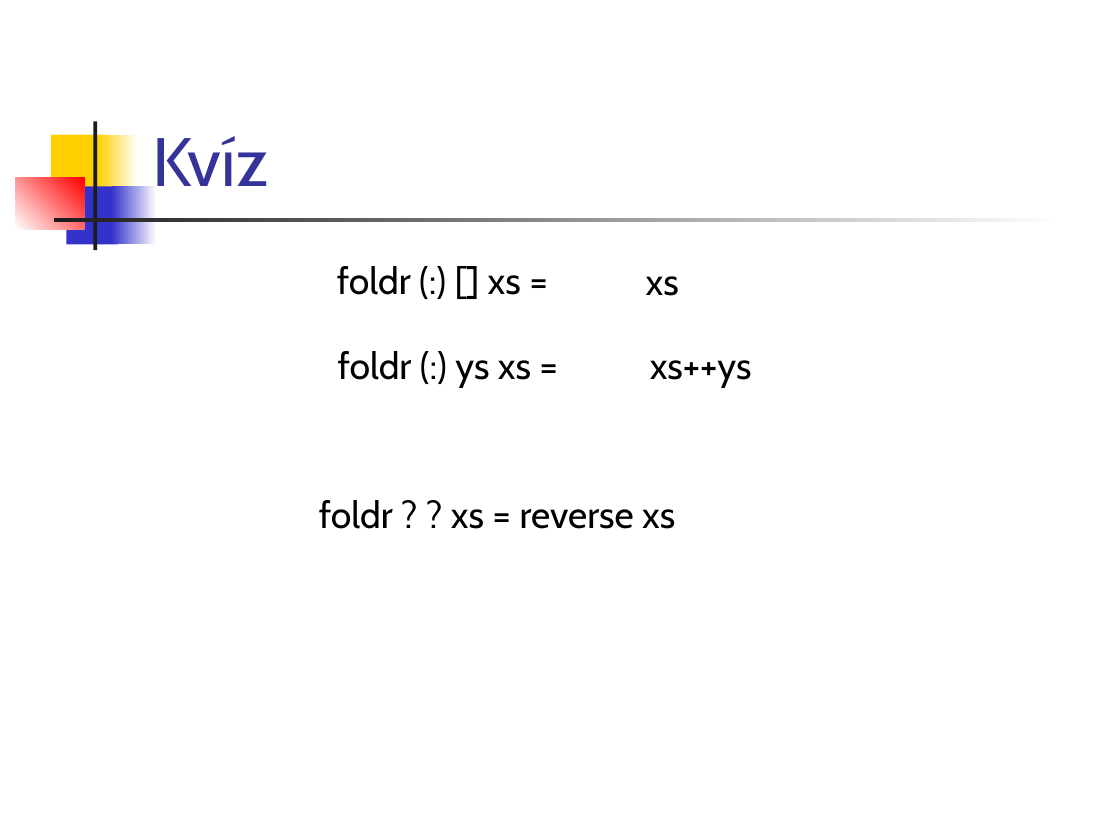
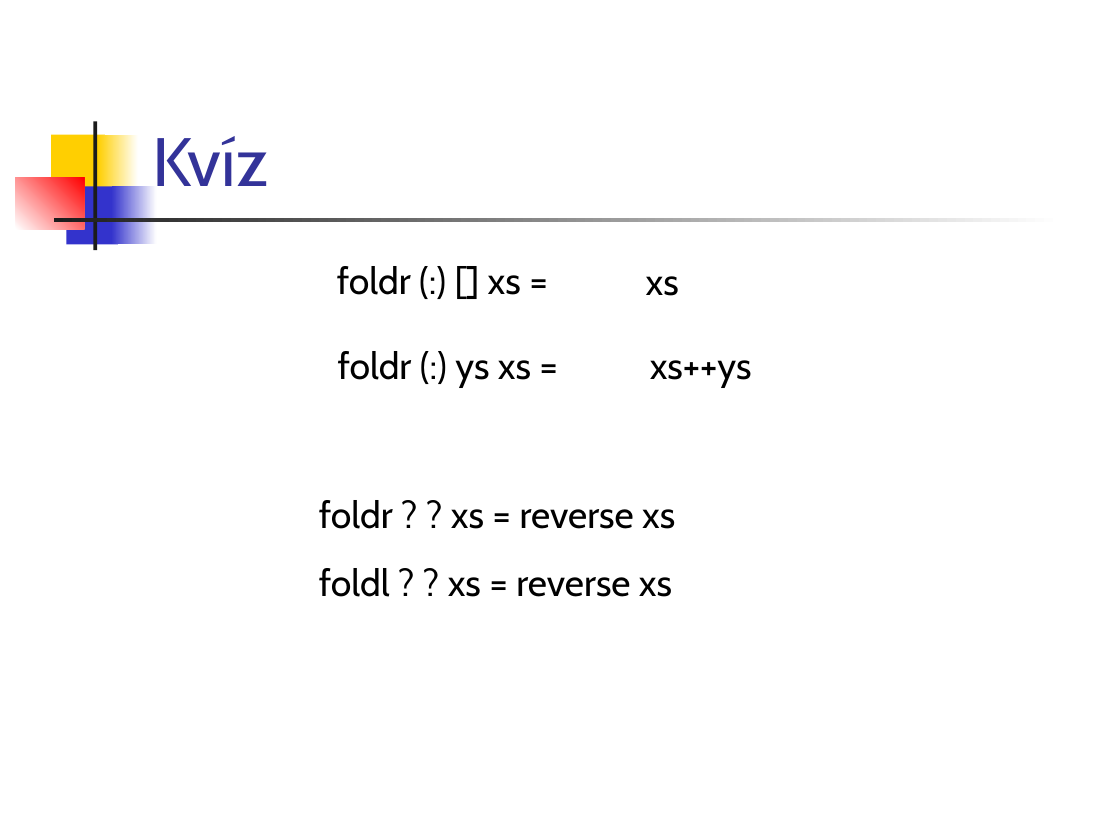
Before and after one commit to paradigmy/Prednasky, a slide deck: slide 11 of 08/funkcionalne3.ppt (slide 12 before the commit). Drawn at 1120x840 pixels with LibreOffice and Linux fonts; fonts in the diff are those of the drawing. Boxes give left, top, right and bottom in pixels: in the first picture for what was removed or moved away, otherwise in the second. Text is boxed around its words. In the diff, an @@ line names an element or a change of style, - is before the commit and + after.

```diff
--- a/08/funkcionalne3.ppt
+++ b/08/funkcionalne3.ppt
@@ text at box(319, 568, 672, 597): paragraph added @@
+foldl ? ? xs = reverse xs
```
Also in this commit, not shown: 3 other slides changed, 2 slides removed, 1 other file.
